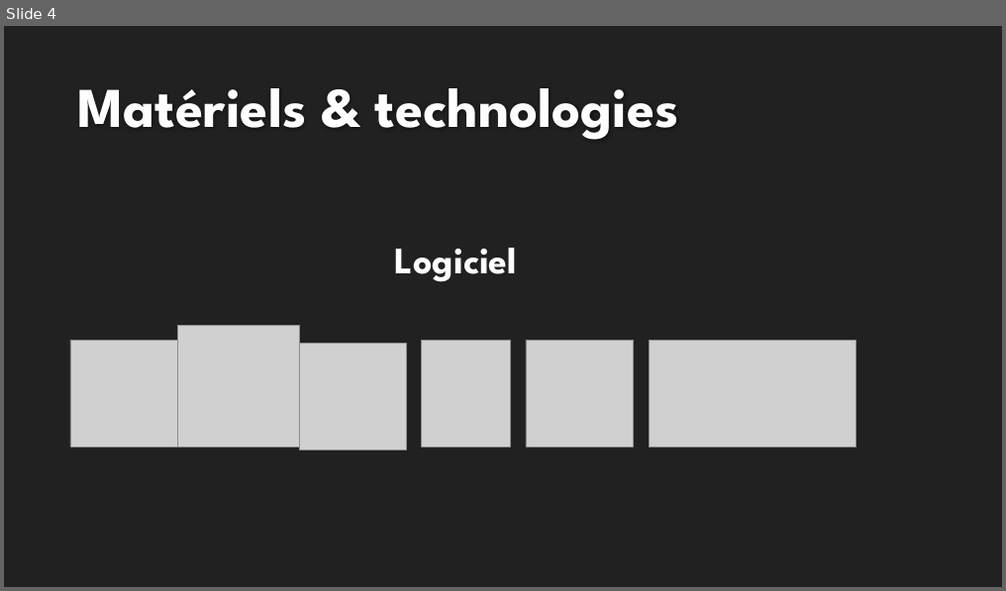
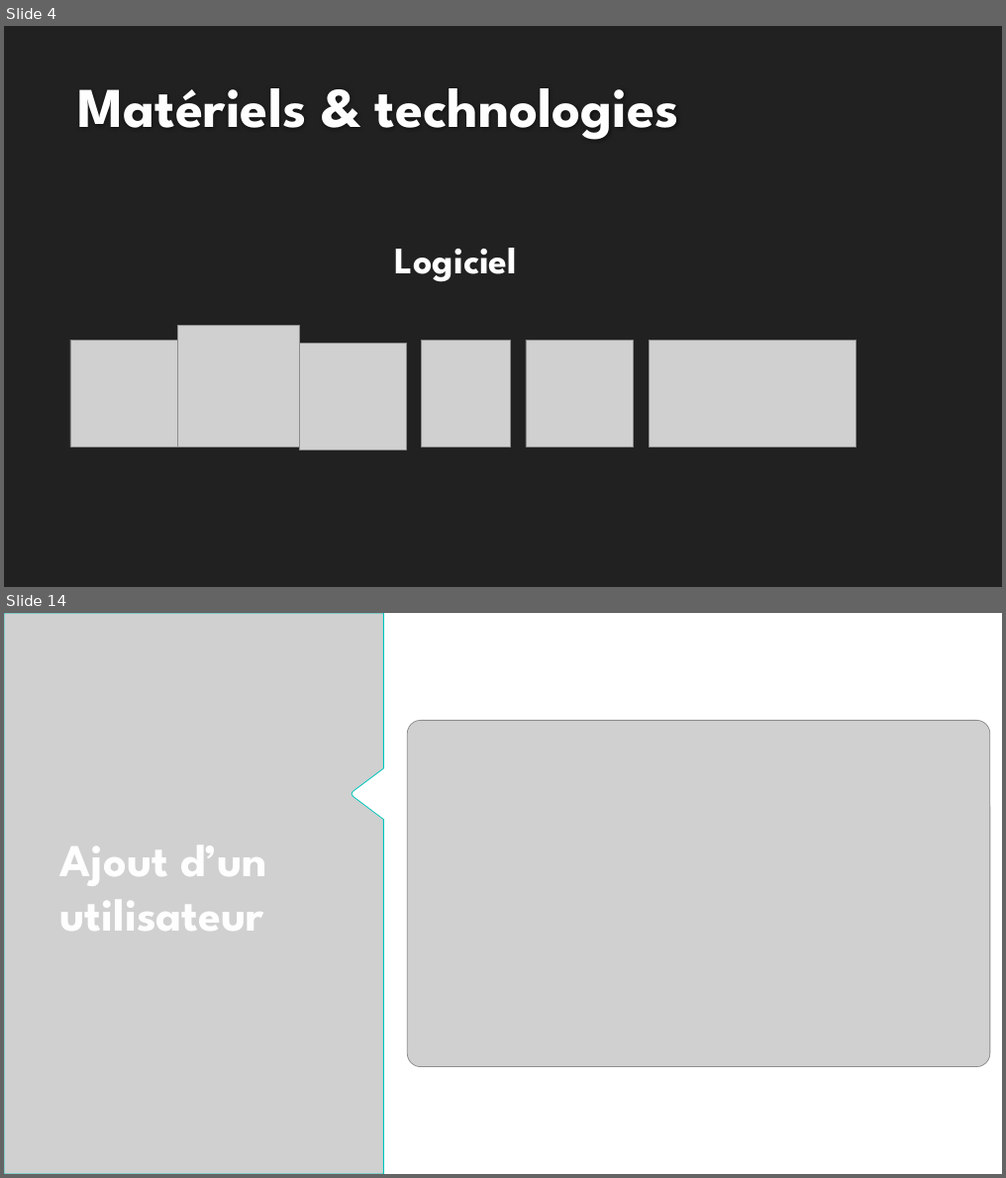
Before and after one commit to Wyrrain/Projet_Bts, a slide deck: Revue n2/Presentation du projet SFL2 (Maxime) Revue 2.pptx. Shown one above the other, each under a label of ours: slide 4 before the commit, slides 4 and 14 after it; the slides between them are not shown. The pictures are 1006x591 and 1006x1178 pixels, drawn with LibreOffice and Linux fonts; fonts in the diff are those of the drawing; grey boxes stand for pictures; background and template pictures are left out. Boxes give left, top, right and bottom in pixels: in the first picture for what was removed or moved away, otherwise in the second. Text is boxed around its words. In the diff, an @@ line names an element or a change of style, - is before the commit and + after.

```diff
--- a/Revue n2/Presentation du projet SFL2 (Maxime) Revue 2.pptx
+++ b/Revue n2/Presentation du projet SFL2 (Maxime) Revue 2.pptx
@@ slide 14 added at (x1=4, y1=613, x2=1002, y2=1174), background #FFFFFF @@
@@ picture added at (x1=4, y1=613, x2=383, y2=1174) @@
@@ picture added at (x1=408, y1=720, x2=991, y2=1066) @@
@@ text added at (x1=60, y1=846, x2=266, y2=931), 44 pt, text #FEFEFE, bold @@
+Ajout d’un utilisateur
```
Also in this commit, not shown: 13 other slides added, 18 other files.
